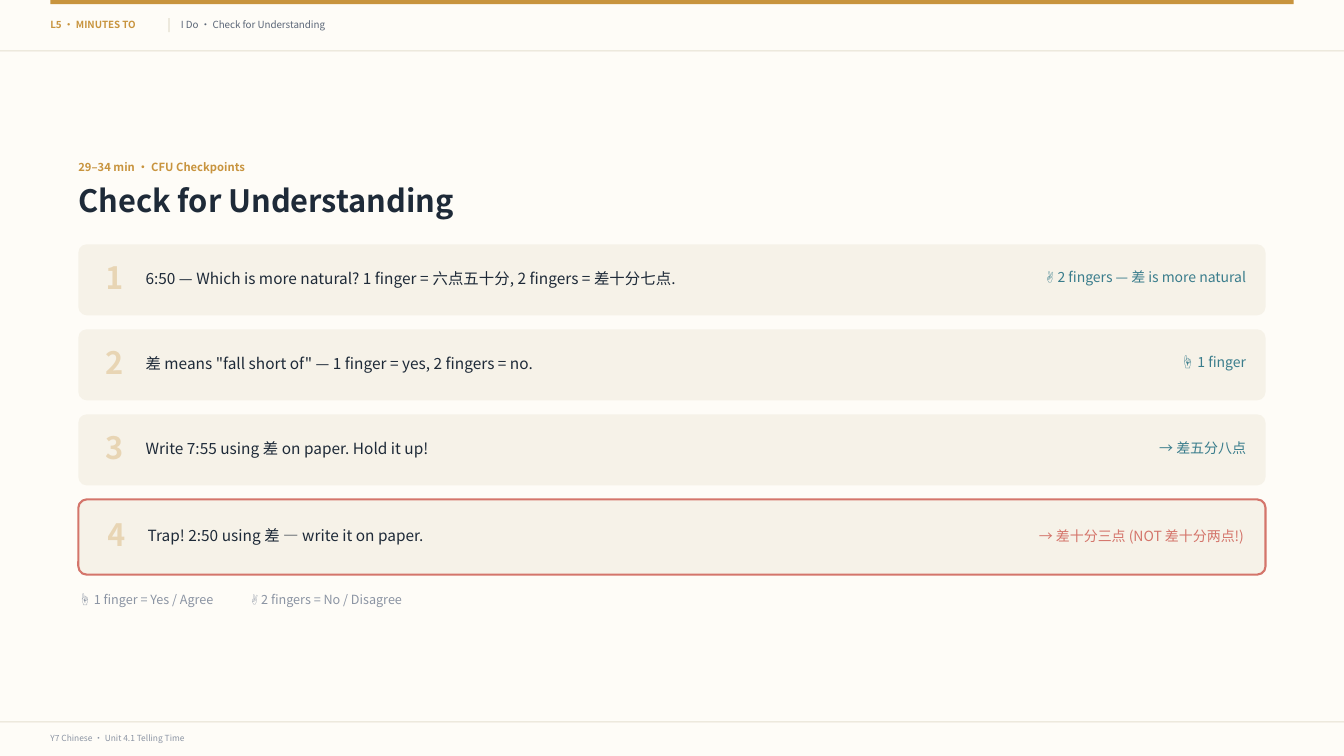
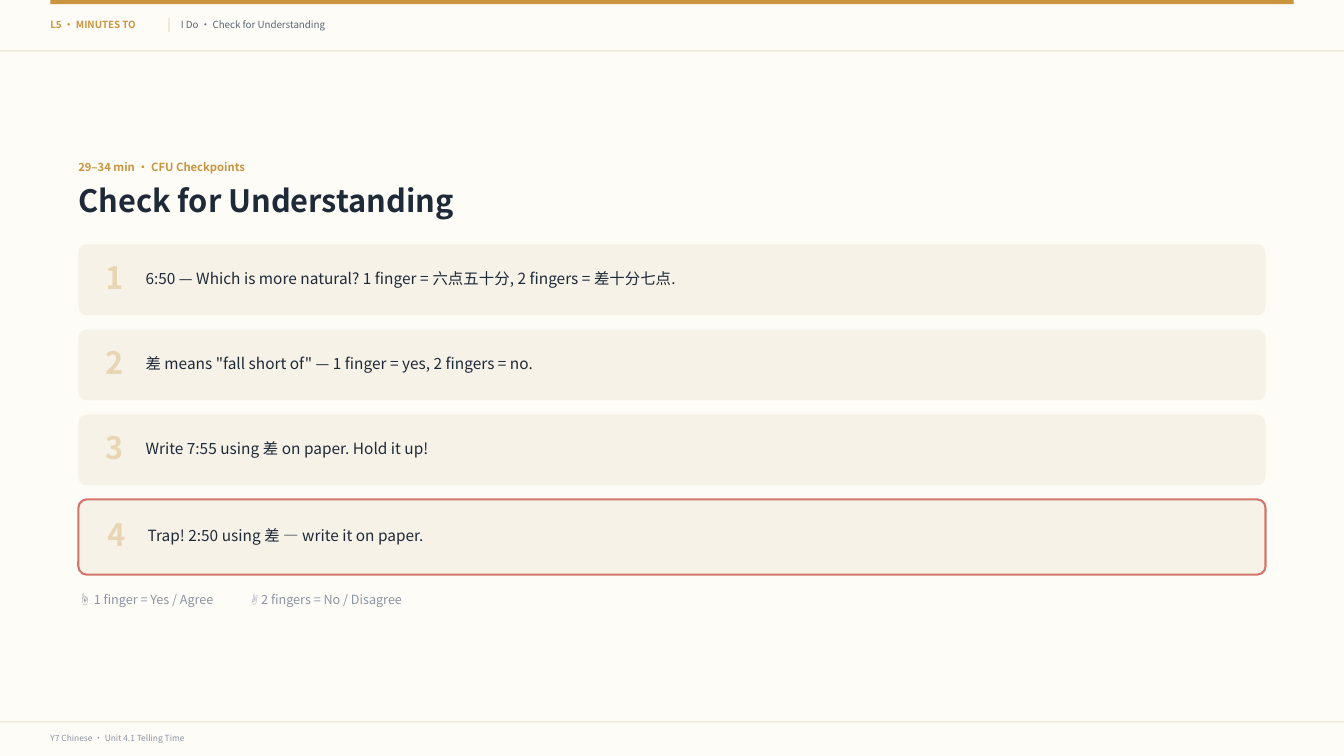
Before and after one commit to luojiahai/deck, a slide deck: slide 9 of index/designs/y7-l10/l5-minutes-to/l5-minutes-to.pptx. Drawn at 1344x756 pixels with LibreOffice and Linux fonts; fonts in the diff are those of the drawing. Boxes give left, top, right and bottom in pixels: in the first picture for what was removed or moved away, otherwise in the second. Text is boxed around its words. In the diff, an @@ line names an element or a change of style, - is before the commit and + after.

```diff
--- a/index/designs/y7-l10/l5-minutes-to/l5-minutes-to.pptx
+++ b/index/designs/y7-l10/l5-minutes-to/l5-minutes-to.pptx
@@ text removed at (1058, 270, 1246, 286) @@
-✌️ 2 fingers — 差 is more natural
@@ text removed at (1197, 355, 1246, 371) @@
-☝️ 1 finger
@@ text removed at (1176, 441, 1246, 454) @@
-→ 差五分八点
@@ text removed at (1056, 529, 1244, 544) @@
-→ 差十分三点 (NOT 差十分两点!)
```
Also in this commit, not shown: 3 other slides changed, 3 slides added, 57 other files.
